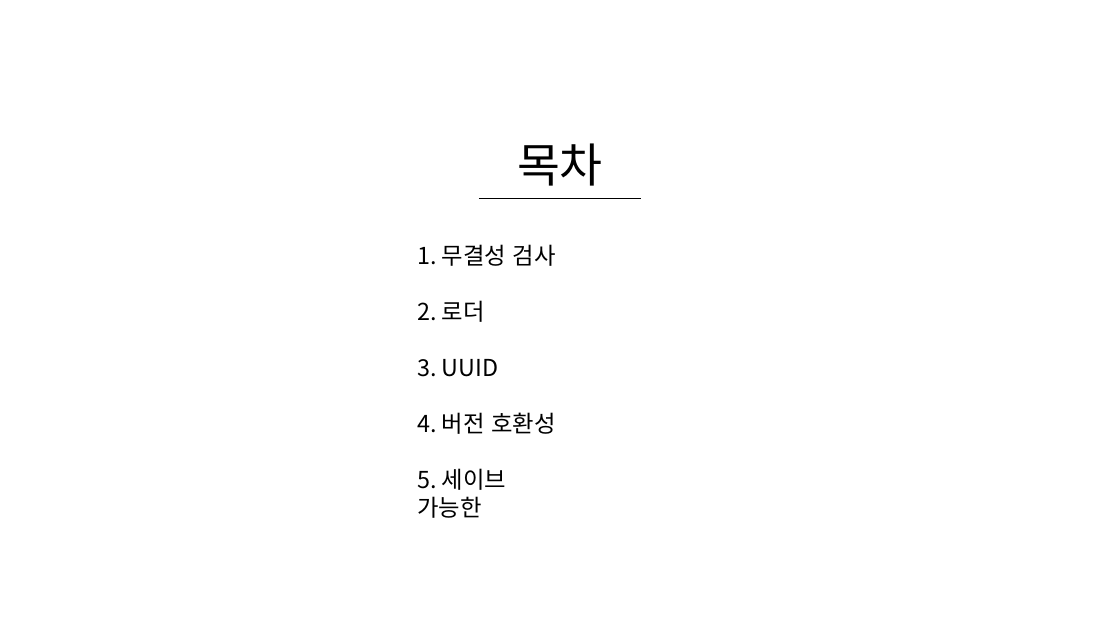
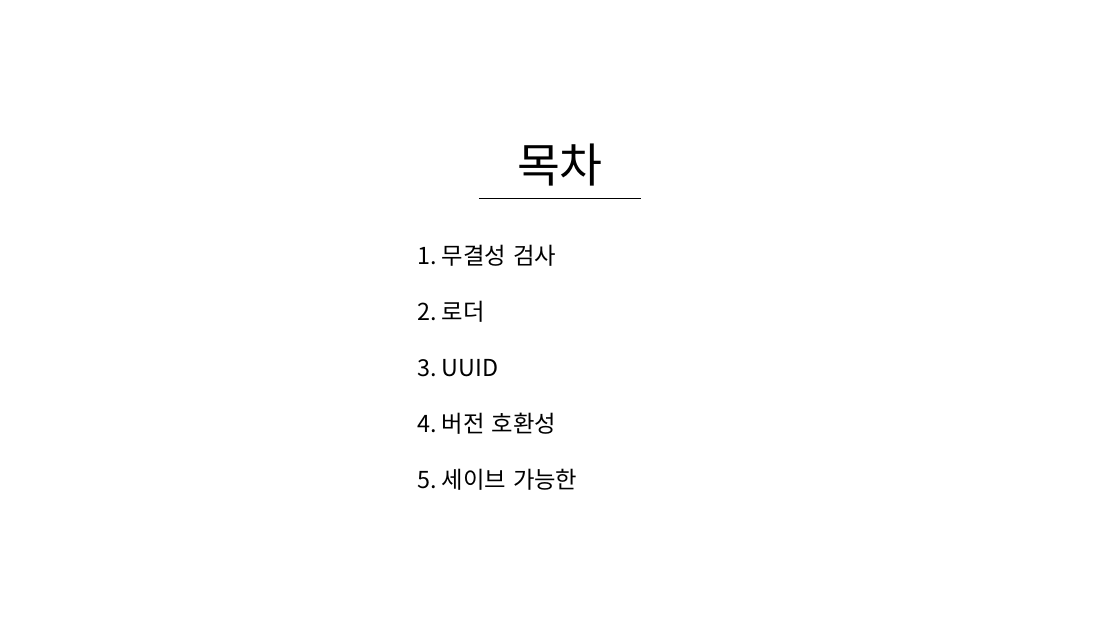
Before and after one commit to WooLyung/2022-Unity-Lecture, a slide deck: slide 2 of 5 - 데이터 관리 심화.pptx. Drawn at 1120x630 pixels with LibreOffice and Linux fonts; fonts in the diff are those of the drawing. Boxes give left, top, right and bottom in pixels: in the first picture for what was removed or moved away, otherwise in the second. Text is boxed around its words. In the diff, an @@ line names an element or a change of style, - is before the commit and + after.

Commit message:
adding 5 ppt

```diff
--- a/5 - 데이터 관리 심화.pptx
+++ b/5 - 데이터 관리 심화.pptx
@@ text "1. 무결성 검사" rewrapped from [417, 244, 556, 518] to [417, 244, 577, 490] @@
```
Also in this commit, not shown: 1 other slide changed, 17 slides added.
